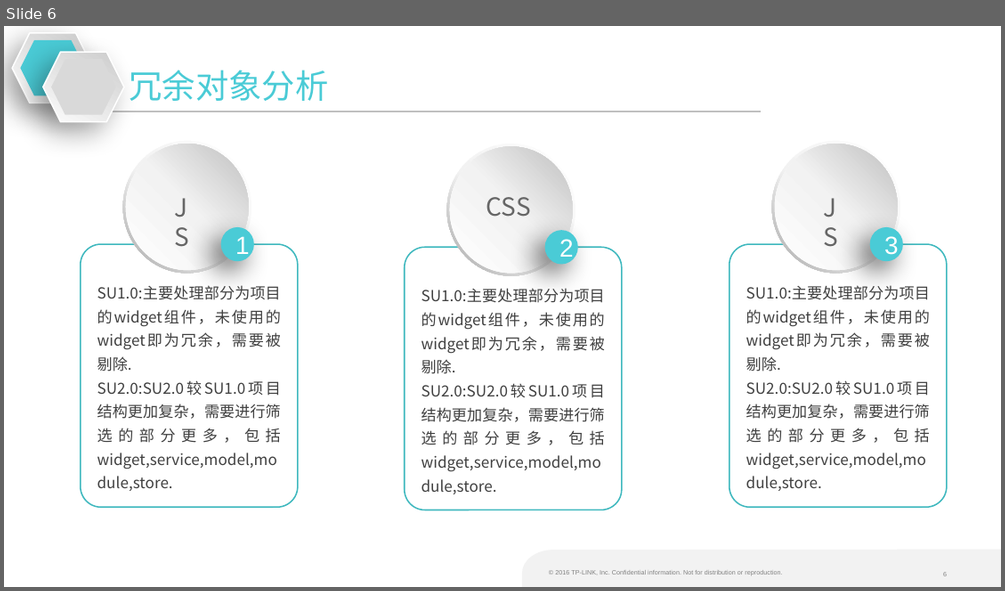
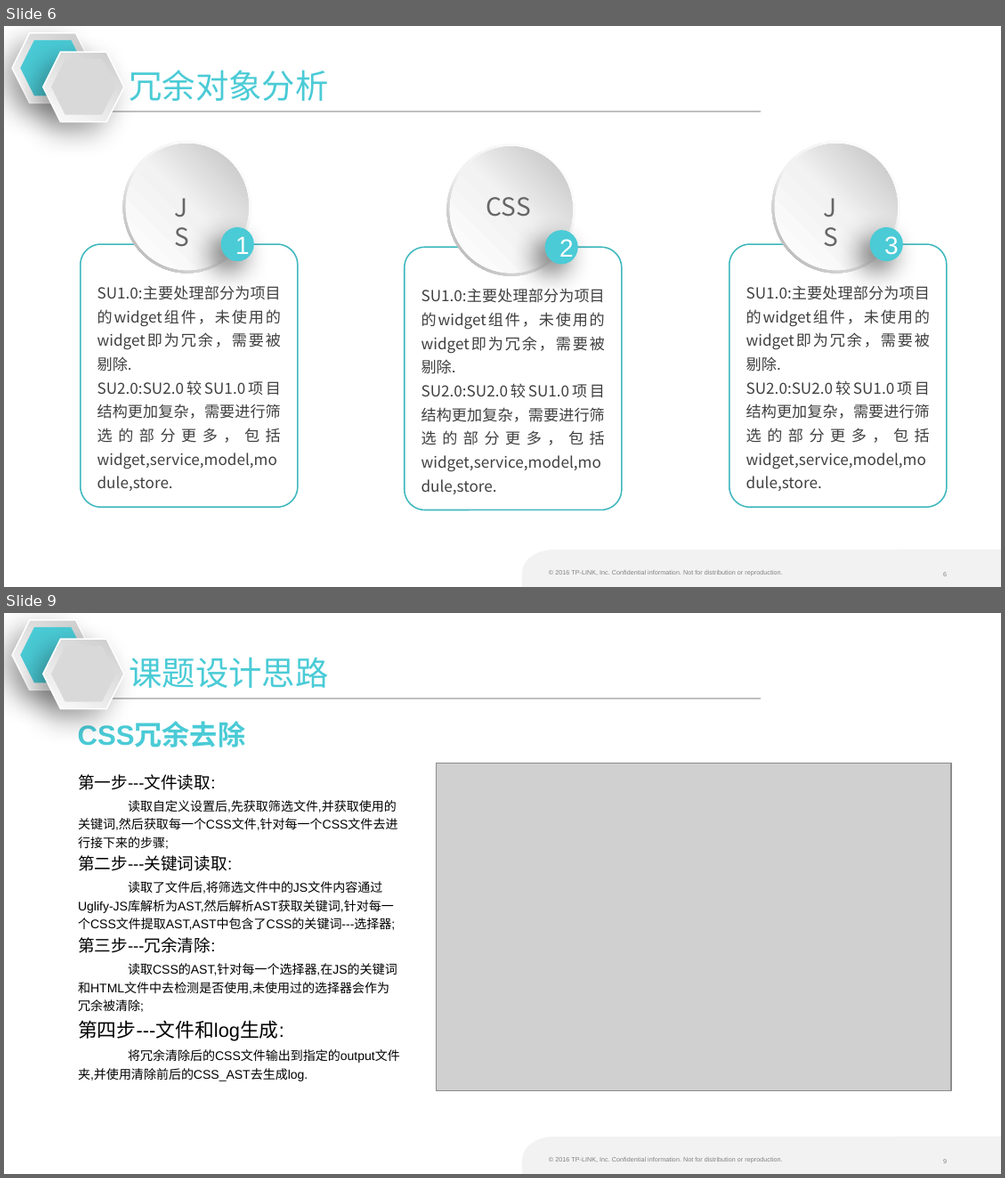
Before and after one commit to wangxm47/train, a slide deck: TPLink_PPT_Template_V1_16x9.pptx. Shown one above the other, each under a label of ours: slide 6 before the commit, slides 6 and 9 after it; the slides between them are not shown. The pictures are 1005x591 and 1005x1178 pixels, drawn with LibreOffice and Linux fonts; fonts in the diff are those of the drawing; grey boxes stand for pictures; background and template pictures are left out. Boxes give left, top, right and bottom in pixels: in the first picture for what was removed or moved away, otherwise in the second. Text is boxed around its words. In the diff, an @@ line names an element or a change of style, - is before the commit and + after.

```diff
--- a/TPLink_PPT_Template_V1_16x9.pptx
+++ b/TPLink_PPT_Template_V1_16x9.pptx
@@ slide 9 added at (4,613,1001,1174), background #FFFFFF; not listed: 3 template elements that a slide beside it also shows @@
@@ group added at (12,620,760,709): 4 hexagons, 1 text, 1 line @@
+课题设计思路
@@ title added at (78,722,246,747), 20 pt, text #4ACBD6, bold @@
+CSS冗余去除
@@ picture added at (437,763,951,1092) @@
@@ text added at (78,774,400,1081), 9 pt, text #000000 @@
+第一步---文件读取:
+读取自定义设置后,先获取筛选文件,并获取使用的关键词,然后获取每一个CSS文件,针对每一个CSS文件去进行接下来的步骤;
+第二步---关键词读取:
+读取了文件后,将筛选文件中的JS文件内容通过Uglify-JS库解析为AST,然后解析AST获取关键词,针对每一个CSS文件提取AST,AST中包含了CSS的关键词---选择器;
+第三步---冗余清除:
+读取CSS的AST,针对每一个选择器,在JS的关键词和HTML文件中去检测是否使用,未使用过的选择器会作为冗余被清除;
+第四步---文件和log生成:
+将冗余清除后的CSS文件输出到指定的output文件夹,并使用清除前后的CSS_AST去生成log.
```
Also in this commit, not shown: 1 slide changed, 2 other slides added.
